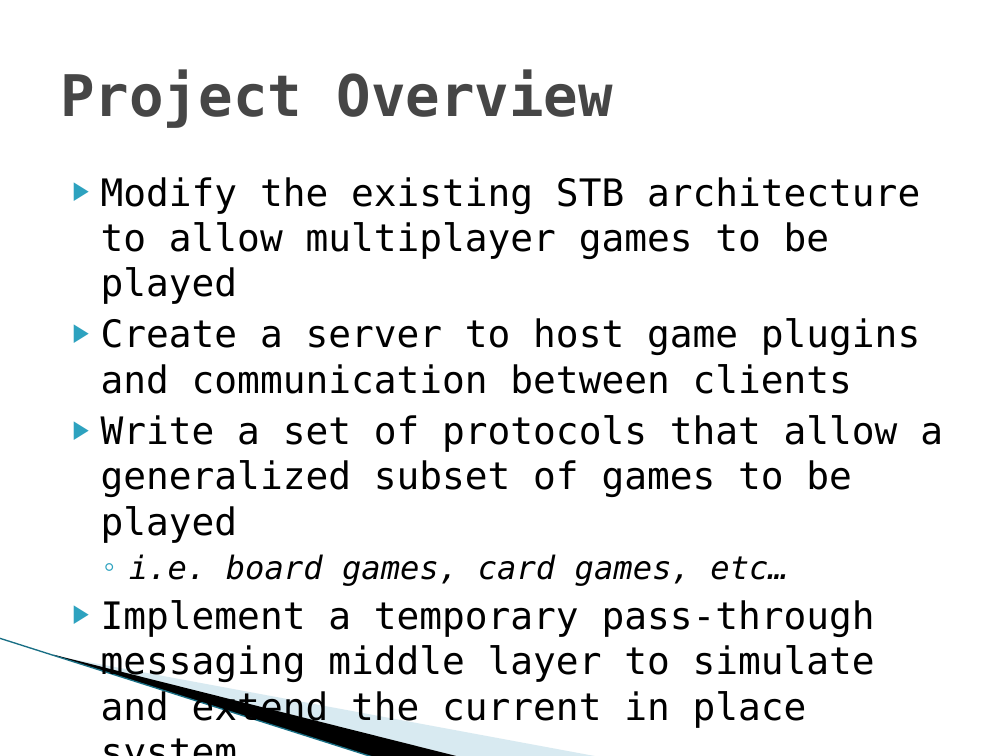
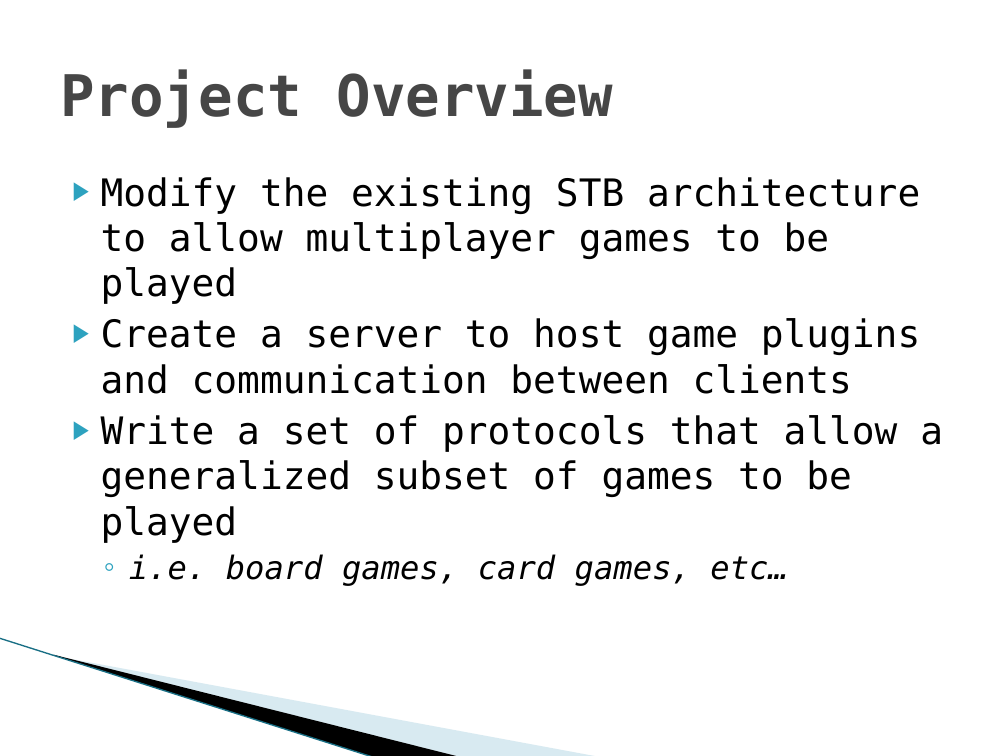
Before and after one commit to SDSMT-CSC/STBMF, a slide deck: slide 3 of docs/srDesign_ClientPresentation3.pptx. Drawn at 1008x756 pixels with LibreOffice and Linux fonts; fonts in the diff are those of the drawing; background and template pictures are left out. Boxes give left, top, right and bottom in pixels: in the first picture for what was removed or moved away, otherwise in the second. Text is boxed around its words. In the diff, an @@ line names an element or a change of style, - is before the commit and + after.

```diff
--- a/docs/srDesign_ClientPresentation3.pptx
+++ b/docs/srDesign_ClientPresentation3.pptx
@@ text at [101,600,875,728]: paragraph removed @@
-▶ Implement a temporary pass-through messaging middle layer to simulate and extend the current in place system.
```
Also in this commit, not shown: 2 other slides changed, 8 slides added, 1 slide removed.
